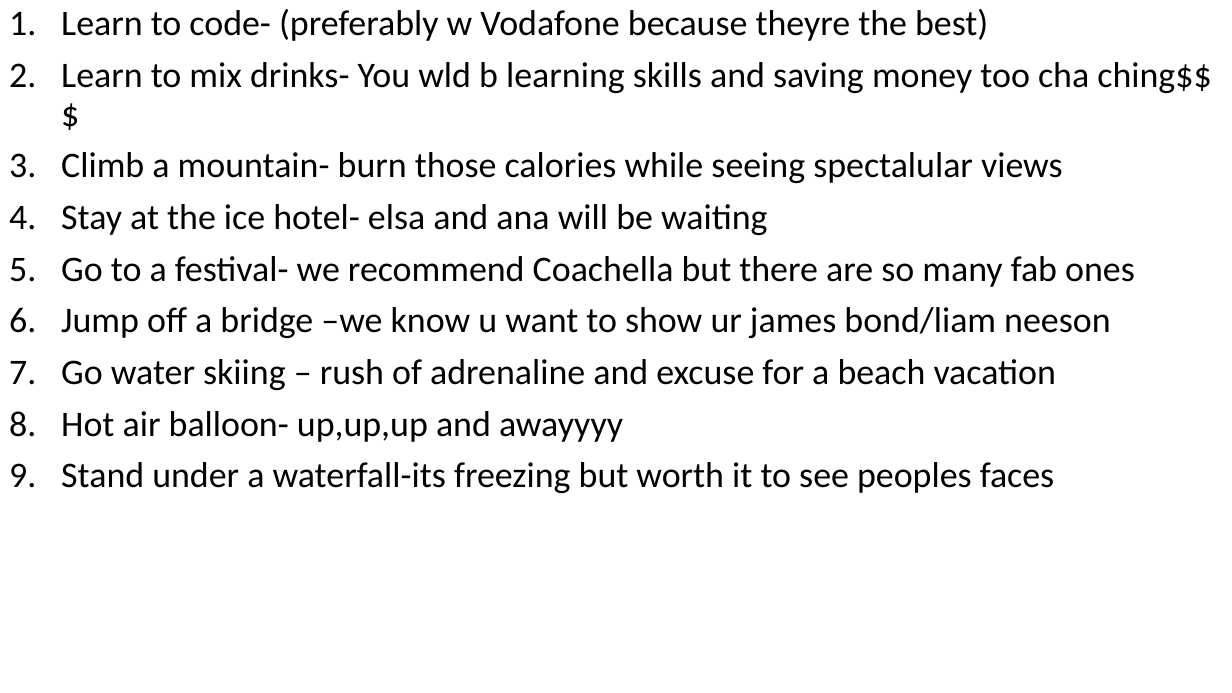
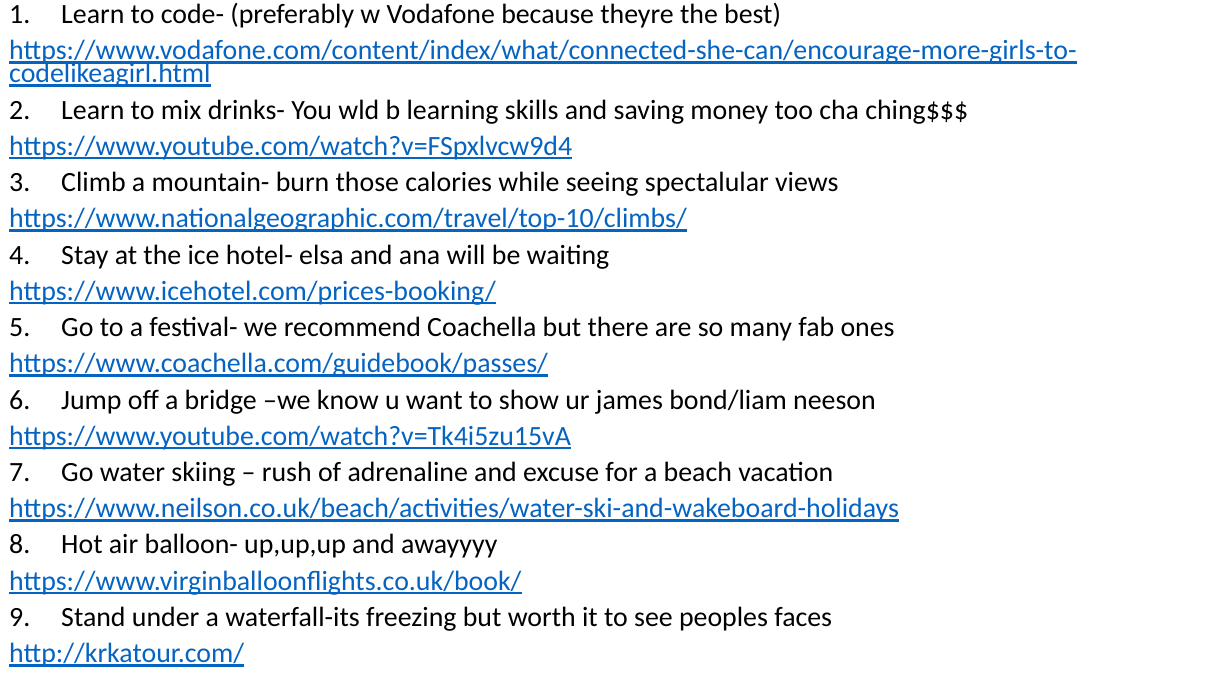
Before and after one commit to putpsil03/RealThing, a slide deck: slide 7 of places to go things to do image codes.pptx. Drawn at 1232x693 pixels with LibreOffice and Linux fonts; fonts in the diff are those of the drawing. Boxes give left, top, right and bottom in pixels: in the first picture for what was removed or moved away, otherwise in the second. Text is boxed around its words. In the diff, an @@ line names an element or a change of style, - is before the commit and + after.

```diff
--- a/places to go things to do image codes.pptx
+++ b/places to go things to do image codes.pptx
@@ text at (61, 3, 968, 631): size 28 to 21.7 pt in "Learn to code- (preferably w Vodafone because ...", "Learn to mix drinks- You wld b ...", "Climb a mountain- burn those calories while ...", "Stay at the ice hotel- elsa and ..." and 5 more places; line spacing 0.9 to 0.7 @@
@@ text at (9, 39, 1076, 87): paragraph added @@
+https://www.vodafone.com/content/index/what/connected-she-can/encourage-more-girls-to-codelikeagirl.html
@@ text at (9, 135, 572, 160): paragraph added @@
+https://www.youtube.com/watch?v=FSpxlvcw9d4
@@ text at (9, 207, 687, 232): paragraph added @@
+https://www.nationalgeographic.com/travel/top-10/climbs/
@@ text at (9, 280, 496, 305): paragraph added @@
+https://www.icehotel.com/prices-booking/
@@ text at (9, 352, 548, 377): paragraph added @@
+https://www.coachella.com/guidebook/passes/
@@ text at (9, 425, 571, 450): paragraph added @@
+https://www.youtube.com/watch?v=Tk4i5zu15vA
@@ text at (9, 497, 899, 522): paragraph added @@
+https://www.neilson.co.uk/beach/activities/water-ski-and-wakeboard-holidays
@@ text at (9, 570, 521, 595): paragraph added @@
+https://www.virginballoonflights.co.uk/book/
@@ text at (9, 642, 244, 667): paragraph added @@
+http://krkatour.com/
```
Also in this commit, not shown: 2 other files.
